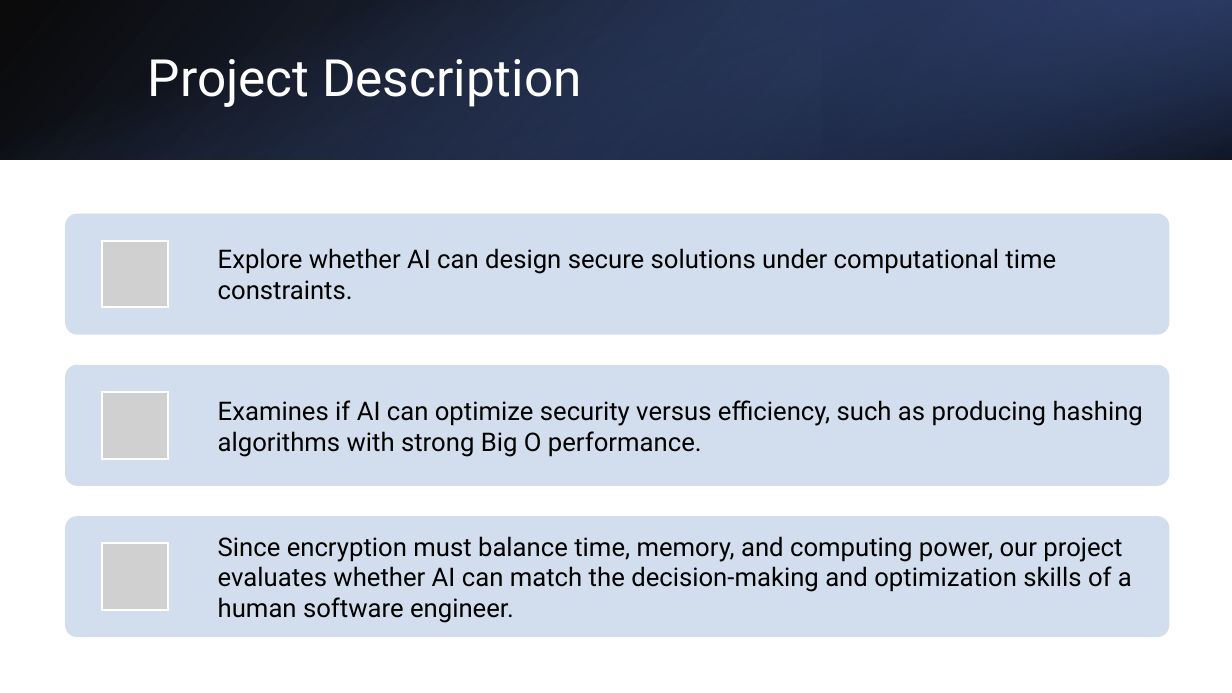
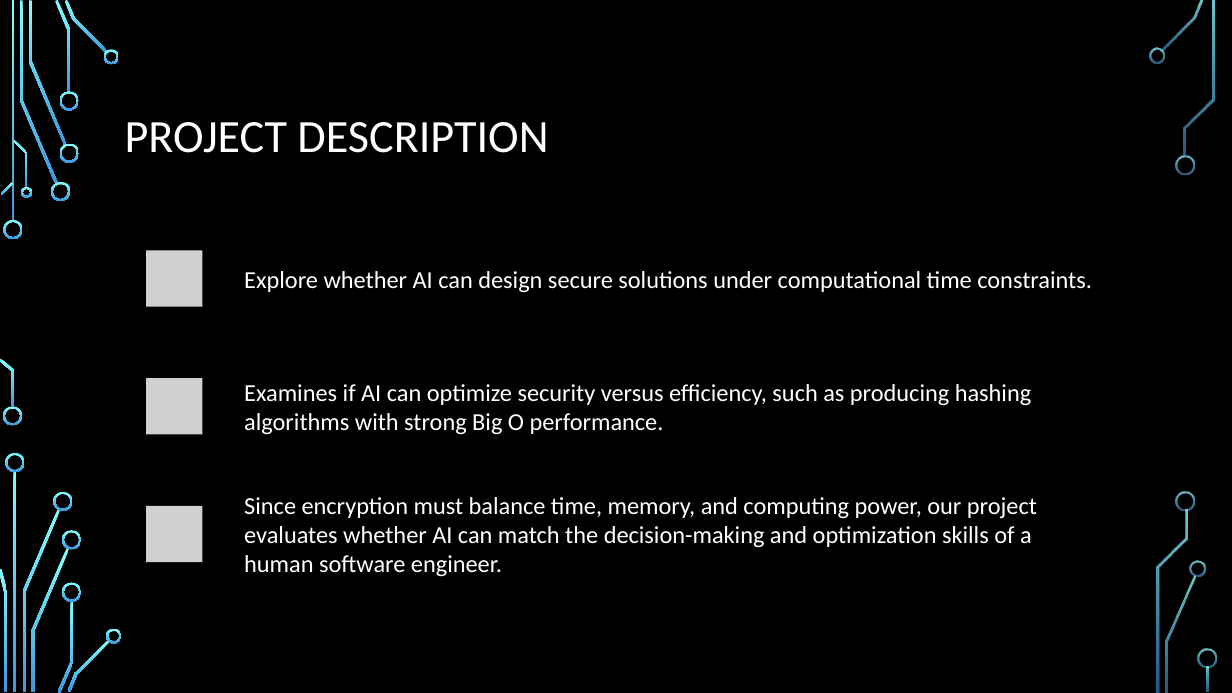
Before and after one commit to M0ck1ngjay178/CMSC-4200-AI, a slide deck: slide 2 of Project/slides/CMSC-4200-Group1-Project.pptx. Drawn at 1232x693 pixels with LibreOffice and Linux fonts; fonts in the diff are those of the drawing; grey boxes stand for pictures; background and template pictures are left out. Boxes give left, top, right and bottom in pixels: in the first picture for what was removed or moved away, otherwise in the second. Text is boxed around its words. In the diff, an @@ line names an element or a change of style, - is before the commit and + after.

```diff
--- a/Project/slides/CMSC-4200-Group1-Project.pptx
+++ b/Project/slides/CMSC-4200-Group1-Project.pptx
@@ background #FFFFFF to picture (left out) @@
@@ rectangle removed at <box>0,0,1232,159</box> @@
@@ rectangle removed at <box>0,0,1232,159</box> @@
@@ rectangle removed at <box>822,0,1232,159</box> @@
@@ title at <box>125,122,548,153</box>: text changed; size 40 to 36 pt; font Roboto to Calibri @@
-Project Description
+PROJECT DESCRIPTION
@@ rounded rectangle: place and size @@
-rounded rectangle at <box>65,213,1169,335</box>
+rounded rectangle at <box>116,227,1116,330</box>
@@ text "Explore whether AI can design ...": place and size @@
-text "Explore whether AI can design ..." at <box>218,248,1056,300</box>
+text "Explore whether AI can design ..." at <box>244,271,1092,293</box>
@@ picture removed at <box>102,241,168,308</box> @@
@@ picture added at <box>146,250,202,307</box> @@
@@ rounded rectangle: place and size @@
-rounded rectangle at <box>65,365,1169,486</box>
+rounded rectangle at <box>116,355,1116,457</box>
@@ text "Examines if AI can optimize ...": place and size @@
-text "Examines if AI can optimize ..." at <box>218,400,1143,457</box>
+text "Examines if AI can optimize ..." at <box>244,384,1032,435</box>
@@ picture: place and size @@
-picture at <box>102,392,168,458</box>
+picture at <box>146,378,202,434</box>
@@ fill #D3DFEE to #000000 in 3 elements at <box>116,227,1116,330</box>, <box>116,355,1116,457</box>, <box>116,483,1116,586</box> @@
@@ rounded rectangle: place and size @@
-rounded rectangle at <box>65,517,1169,638</box>
+rounded rectangle at <box>116,483,1116,586</box>
@@ picture added at <box>146,506,202,563</box> @@
@@ size 20 to 19 pt, font Roboto to Calibri, text colour #000000 to #FFFFFF in 3 elements at <box>244,271,1092,293</box>, <box>244,384,1032,435</box>, <box>244,497,1037,577</box> @@
@@ text "Since encryption must balance time, ...": place and size @@
-text "Since encryption must balance time, ..." at <box>218,536,1132,623</box>
+text "Since encryption must balance time, ..." at <box>244,497,1037,577</box>
@@ picture removed at <box>102,543,168,610</box> @@
@@ group added at <box>0,0,1217,693</box>: 33 freeform shapes, 3 rectangles @@
```
Also in this commit, not shown: 9 other slides changed, 7 slides added, 3 slides removed, 1 other file.
